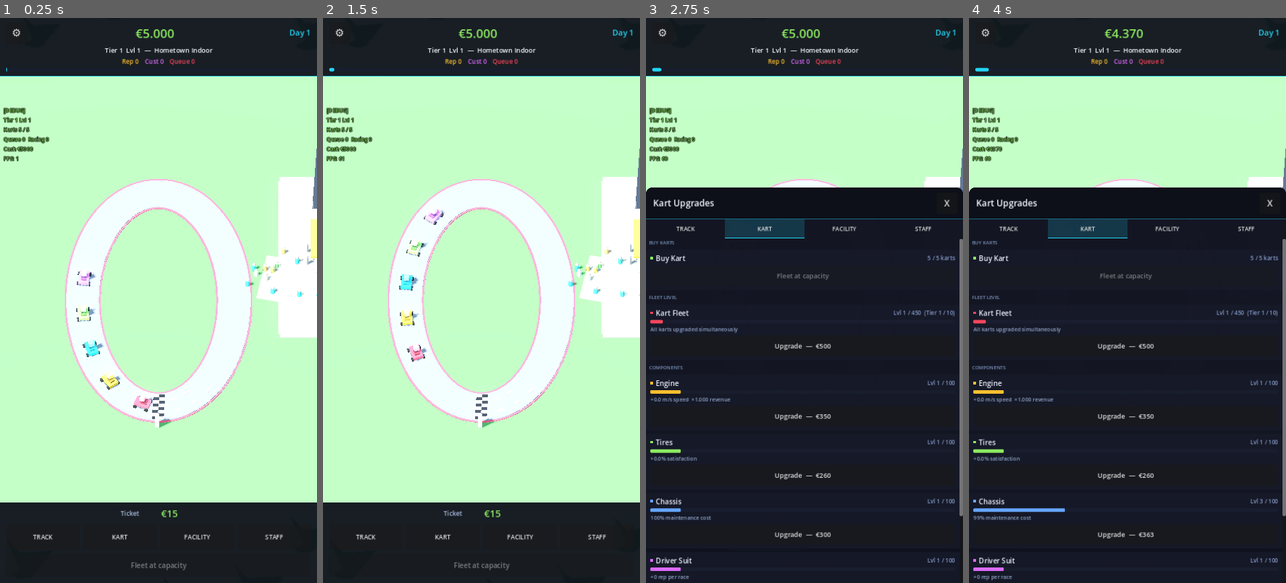
Above: before the commit, frames 1-4 (left to right).
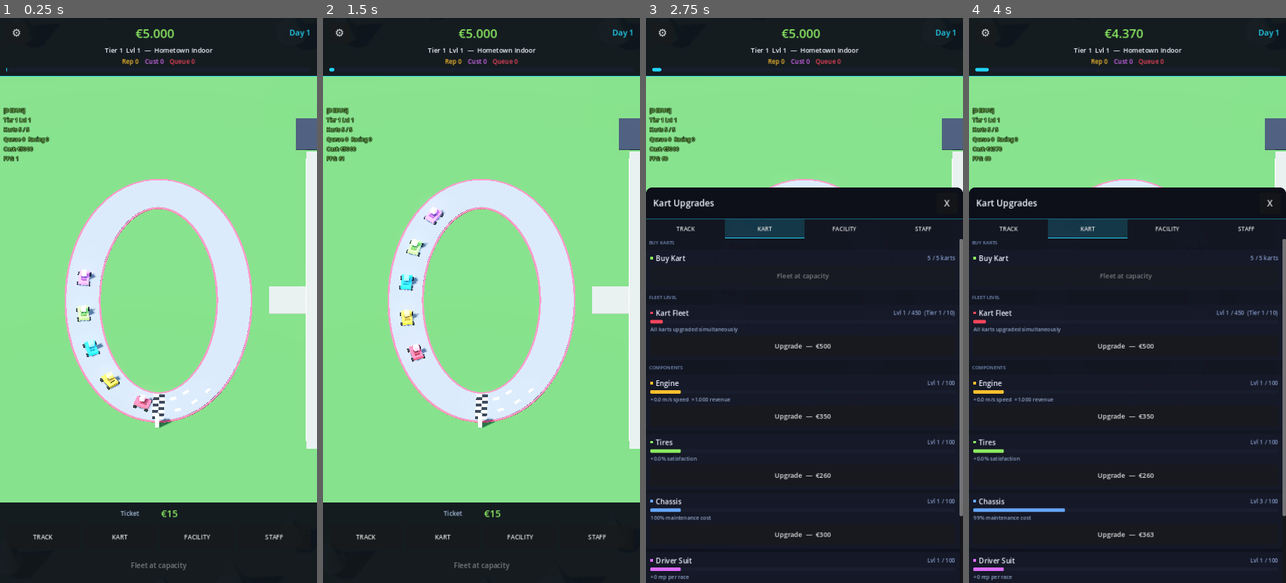
Above: after the commit, the same moments.

Repository: huubvreeker-create/Tycoon
Game: Godot game, scene res://scenes/main.tscn
The game is run twice, just before and just after one commit, with the same random seed, the same clock (stepped at 60 frames per second) and the same inputs.
Inputs:
- Up to frame 1 (0.25 s): no input
- Up to frame 2 (1.5 s): click "⚙" at 0.5 s; click "TRACK" at 1.25 s
- Up to frame 3 (2.75 s): click "KART" at 2 s
- Up to frame 4 (4 s): click "FACILITY" at 2.75 s; click "STAFF" at 3.5 s

The runs differ from the first frame. In frame 1, 64% of the frame differs, in the area x 0-100%, y 10-86%; in frame 2, 64%; in frame 3, 19%; in frame 4, 19%.

Commit message:
Layered concourse + dimmer palette + safer pit-lane click area
The pit lane click bbox referenced a stale `max_offset` from the old
tapered geometry — replaced with the constant_offset radius so the
script parses again.

Walkways were redesigned around a venue-wide concourse: the plaza now
spans the full south width, lounge-branch / cafeteria-branch / merch-
branch stubs reach each facility's footprint, and a proper L-elbow
road links plaza-west to the parking lot's NE corner. The lounge
SAFETY moved out to 14m so the plaza can sit cleanly between the
grandstand back and the lounge front without overlap, and spectators
are clamped to three tight clusters on the plaza interior so none
end up near the rumble strip or inside the grandstand structure.

Palette dimmed to a more natural daytime tone: grass 0.34→0.26,
sky/horizon, ambient and sun energy all stepped down so the venue
no longer eye-burns under bright sun.

https://claude.ai/code/session_01Sbv8ExRy1Fimm5caf9TfDv

Diff:
--- a/scenes/main.tscn
+++ b/scenes/main.tscn
@@ -10,11 +10,11 @@
 [ext_resource type="PackedScene" path="res://ui/welcome_popup.tscn" id="8_welcome"]
 
 [sub_resource type="ProceduralSkyMaterial" id="ProceduralSkyMaterial_sky"]
-sky_top_color = Color(0.40, 0.62, 0.92, 1)
-sky_horizon_color = Color(0.78, 0.88, 0.96, 1)
+sky_top_color = Color(0.32, 0.50, 0.78, 1)
+sky_horizon_color = Color(0.62, 0.74, 0.84, 1)
 sky_curve = 0.12
-ground_bottom_color = Color(0.20, 0.40, 0.20, 1)
-ground_horizon_color = Color(0.32, 0.55, 0.30, 1)
+ground_bottom_color = Color(0.16, 0.30, 0.16, 1)
+ground_horizon_color = Color(0.24, 0.42, 0.22, 1)
 sun_angle_max = 30.0
 sun_curve = 0.15
 
@@ -25,9 +25,9 @@
 background_mode = 2
 sky = SubResource("Sky_sky")
 ambient_light_source = 3
-ambient_light_color = Color(0.85, 0.92, 1.00, 1)
+ambient_light_color = Color(0.72, 0.80, 0.92, 1)
 ambient_light_sky_contribution = 0.6
-ambient_light_energy = 1.1
+ambient_light_energy = 0.85
 tonemap_mode = 2
 glow_enabled = true
 glow_intensity = 0.35
@@ -42,8 +42,8 @@
 
 [node name="SunLight" type="DirectionalLight3D" parent="."]
 transform = Transform3D(0.866025, -0.353553, 0.353553, 0, 0.707107, 0.707107, -0.5, -0.612372, 0.612372, 0, 8, 0)
-light_color = Color(1, 0.98, 0.92, 1)
-light_energy = 1.6
+light_color = Color(1, 0.96, 0.88, 1)
+light_energy = 1.25
 shadow_enabled = true
 
 [node name="FillLight" type="DirectionalLight3D" parent="."]
--- a/scripts/facility_visuals.gd
+++ b/scripts/facility_visuals.gd
@@ -268,32 +268,26 @@
 	var rz := _track_rz()
 	var asphalt_color := Color(0.42, 0.44, 0.48)
 
-	# Width grows with facility level; the lane covers the +Z arc of
-	# the oval from t_start to t_end (centered at π/2 = top of oval).
+	# Width grows with facility level. The lane is a SEPARATE parallel
+	# road at a CONSTANT distance from the track — no merging into the
+	# racing line, no offset taper. This is how every real F1 circuit
+	# works (Red Bull Ring, Spa, Silverstone): the pit lane is its own
+	# distinct road with grass in between, no visual overlap.
 	var pit_lane_width: float = 2.6 + float(level) * 0.06
-	# Maximum outward offset at the apex of the pit curve. Real F1
-	# circuits have at least ~5m of grass between the racing line and
-	# the pit wall (Red Bull Ring, Spa, etc.) — anything closer reads
-	# as "the pit is on the track". So bump APEX_GAP substantially.
 	var wave_amp: float = _track.current_wave_amp()
 	var asphalt_outer: float = _track.current_asphalt_width() * 0.5 \
 		+ wave_amp + _RUMBLE_INSET_VAL
-	var apex_gap: float = 3.5 + wave_amp * 0.5
-	var max_offset: float = asphalt_outer + pit_lane_width * 0.5 + apex_gap
-	# Arc range covers ~130° centred on the +Z apex (90°). 25°..155° is
-	# wide enough that, with our 5% merge ramps, every chicane wave-peak
-	# at every tier falls inside the FULL-OFFSET plateau (verified
-	# numerically across all 10 tiers / wave frequencies).
-	var t_start: float = deg_to_rad(25.0)
-	var t_end: float = deg_to_rad(155.0)
+	var grass_gap: float = 4.0 + wave_amp * 0.5
+	var constant_offset: float = asphalt_outer + pit_lane_width * 0.5 + grass_gap
+	# Arc covers ~110° on the +Z side of the oval (35°..145°), so the
+	# lane is a clear secondary road on the spectator-facing side.
+	var t_start: float = deg_to_rad(35.0)
+	var t_end: float = deg_to_rad(145.0)
 	var t_range: float = t_end - t_start
 	var segments: int = 64
 
-	# Build the curved Path3D for the pit lane. At each sample we offset
-	# the oval point outward by a TRAPEZOIDAL profile (smoothstep ramp
-	# in the first 5% / out the last 5%, plateau at the full max_offset
-	# in between). This keeps the lane safely outside the asphalt for
-	# 90% of the arc and only tapers at the very ends to merge cleanly.
+	# Build the curved Path3D — every sample is offset by the SAME
+	# constant_offset so the lane stays parallel to the track.
 	var pit_path := Path3D.new()
 	pit_path.name = "PitPath"
 	parent.add_child(pit_path)
@@ -306,16 +300,10 @@
 		var t: float = t_start + p * t_range
 		var oval_pt := Vector3(rx * cos(t), 0.0, rz * sin(t))
 		var n := Vector2(rz * cos(t), rx * sin(t)).normalized()
-		# Trapezoidal: ramps 0→1 over p∈[0,0.05], plateau at 1, ramps
-		# 1→0 over p∈[0.95,1].
-		var ramp_in: float = smoothstep(0.0, 0.05, p)
-		var ramp_out: float = 1.0 - smoothstep(0.95, 1.0, p)
-		var offset_factor: float = ramp_in * ramp_out
-		var offset_amt: float = offset_factor * max_offset
 		var center := Vector3(
-			oval_pt.x + n.x * offset_amt,
+			oval_pt.x + n.x * constant_offset,
 			0.0,
-			oval_pt.z + n.y * offset_amt)
+			oval_pt.z + n.y * constant_offset)
 		pit_curve.add_point(center)
 		pit_centers.append(center)
 		pit_normals.append(n)
@@ -491,8 +479,9 @@
 
 	# Click area: rough bounding box centred on the apex of the pit curve.
 	var apex: Vector3 = pit_centers[pit_centers.size() / 2]
-	var click_size := Vector3(rx * 1.6, bay_h * 1.8,
-		max_offset + bay_d + paddock_w + 4.0)
+	var total_outward: float = constant_offset + pit_lane_width * 0.5 \
+		+ bay_d + paddock_w + 2.0
+	var click_size := Vector3(rx * 1.6, bay_h * 1.8, total_outward)
 	_add_facility_click_area(parent, "pit_lane",
 		Vector3(0, bay_h * 0.5, apex.z * 0.5),
 		click_size)
@@ -506,9 +495,10 @@
 	var floors: int = clampi(2 + level / 3, 2, 6)
 	var floor_h: float = 1.4
 	var h: float = floor_h * float(floors) + 0.6
-	# Sit BEHIND the grandstand on the -Z spectator side, with enough
-	# margin that the grandstand has room between the lounge and track.
-	const SAFETY: float = 9.0
+	# Sit BEHIND the grandstand AND the spectator concourse plaza on
+	# the -Z side. Plaza centre is at _track_outer_z(9) with a depth
+	# of 8, so the lounge front must clear _track_outer_z(14).
+	const SAFETY: float = 14.0
 	var pos := Vector3(0.0, h * 0.5, -_track_outer_z(SAFETY) - d * 0.5)
 
 	# Main tower
@@ -962,7 +952,10 @@
 # walkway radiates from it. Placed south of the track, close enough
 # to be a natural funnel point but well clear of the asphalt.
 func _hub_position() -> Vector3:
-	return Vector3(-_track.current_rx() * 0.4, 0.0, -_track_outer_z(7.0))
+	# Centred between the grandstand back (~track_outer+4) and the
+	# lounge front (~track_outer+14) — leaves room for an 8m-deep
+	# concourse plaza without overlapping either neighbour.
+	return Vector3(0.0, 0.0, -_track_outer_z(9.0))
 
 
 func _build_ticket_booth(parent: Node3D) -> void:
@@ -994,21 +987,17 @@
 
 
 func _build_walkways(parent: Node3D) -> void:
-	# Real F1 venues have a CONCOURSE PLAZA around the spectator
-	# entrance, not random spaghetti walkways crossing the venue. So:
-	# - One big rectangular concrete plaza at the south of the track
-	#   (the spectator entrance side)
-	# - One main road from the parking lot to that plaza
-	# - One short walkway from the plaza forward to the grandstand
-	# That's it — keeps things clean. The cafeteria / merch / lounge /
-	# pit complex all already sit on grass within walking distance,
-	# we don't need to draw a path to each of them individually
-	# (would just clip through buildings).
+	# Wide concourse running the full venue width on the spectator side,
+	# with short branches to each facility entrance and a proper road
+	# out to the parking lot. This way EVERY facility visibly connects
+	# to the same network and there are no floating walkway stubs.
 	var hub: Vector3 = _hub_position()
 
-	# Main concourse plaza — wide concrete slab around the ticket booth.
-	var plaza_w: float = 18.0
-	var plaza_d: float = 9.0
+	# Plaza spans the venue width (from -X cafeteria to +X merch shop)
+	# so it touches the front of every south-side facility.
+	var plaza_w: float = _track_outer_x(0.0) * 2.0 + 6.0
+	var plaza_d: float = 8.0
+	var plaza_z: float = hub.z
 	var plaza := MeshInstance3D.new()
 	plaza.name = "Concourse"
 	var pbm := BoxMesh.new()
@@ -1018,32 +1007,61 @@
 	pmat.albedo_color = _WALKWAY_COLOR
 	pmat.roughness = 0.85
 	plaza.material_override = pmat
-	plaza.position = Vector3(hub.x, 0.04, hub.z)
+	plaza.position = Vector3(0.0, 0.04, plaza_z)
 	parent.add_child(plaza)
 
-	# Painted edge stripe around the plaza (light accent).
+	# Light accent stripes along the front and back edges of the plaza.
 	_make_label_strip(parent, _WALKWAY_COLOR.lightened(0.4),
-		Vector3(hub.x, 0.10, hub.z + plaza_d * 0.5 + 0.05),
+		Vector3(0.0, 0.10, plaza_z + plaza_d * 0.5 + 0.05),
 		Vector3(plaza_w * 0.95, 0.06, 0.10))
-
-	# Main asphalt road from parking lot to the plaza.
-	var parking_corner := Vector3(
-		-_track_outer_x(5.0) - 8.0,
-		0.04,
-		-_track_outer_z(4.0) - 4.0)
-	_make_road(parent, hub + Vector3(-plaza_w * 0.3, 0, 0),
-		parking_corner, 3.0, _ROAD_COLOR)
+	_make_label_strip(parent, _WALKWAY_COLOR.lightened(0.4),
+		Vector3(0.0, 0.10, plaza_z - plaza_d * 0.5 - 0.05),
+		Vector3(plaza_w * 0.95, 0.06, 0.10))
 
 	# Short walkway from plaza forward to the grandstand entrance.
 	var grandstand_entrance := Vector3(0.0, 0.04, -_track_outer_z(1.5))
-	_make_road(parent, hub + Vector3(0, 0, plaza_d * 0.5),
-		grandstand_entrance, 2.4, _WALKWAY_COLOR)
-
-	# Spectator crowd on the plaza + walking toward the grandstand.
-	_add_spectators(parent, hub, 6.0, 16, 4711)
+	_make_road(parent, Vector3(0.0, 0.04, plaza_z + plaza_d * 0.5),
+		grandstand_entrance, 3.0, _WALKWAY_COLOR)
+
+	# Branch walkways from the back of the plaza to each south-side
+	# facility's footprint, so the whole network reads as connected.
+	# Cafeteria sits at -X side: branch goes to its patio edge.
+	var cafe_branch := Vector3(-_track_outer_x(2.0), 0.04, plaza_z - plaza_d * 0.5)
+	_make_road(parent, Vector3(-plaza_w * 0.45, 0.04, plaza_z - plaza_d * 0.5),
+		cafe_branch, 2.2, _WALKWAY_COLOR)
+	# Merch shop sits at +X side.
+	var merch_branch := Vector3(_track_outer_x(2.0), 0.04, plaza_z - plaza_d * 0.5)
+	_make_road(parent, Vector3(plaza_w * 0.45, 0.04, plaza_z - plaza_d * 0.5),
+		merch_branch, 2.2, _WALKWAY_COLOR)
+	# Lounge sits directly behind the plaza — a short stub from the
+	# plaza back-edge meets the lounge entrance.
+	var lounge_branch := Vector3(0.0, 0.04, -_track_outer_z(13.5))
+	_make_road(parent, Vector3(0.0, 0.04, plaza_z - plaza_d * 0.5),
+		lounge_branch, 2.6, _WALKWAY_COLOR)
+
+	# Asphalt road from parking lot to the plaza. Plaza west edge is
+	# at x=-plaza_w/2; the parking lot's NE corner is the natural
+	# entry point. Two axis-aligned legs joined at a clear elbow so
+	# the junction reads as a road, not a diagonal scar.
+	var plaza_west := Vector3(-plaza_w * 0.5, 0.04, plaza_z)
+	var parking_entry := Vector3(
+		-_track_outer_x(5.0),
+		0.04,
+		-_track_outer_z(4.0))
+	var elbow := Vector3(parking_entry.x, 0.04, plaza_z)
+	_make_road(parent, plaza_west, elbow, 3.5, _ROAD_COLOR)
+	_make_road(parent, elbow, parking_entry, 3.5, _ROAD_COLOR)
+
+	# Spectator crowd CLAMPED to plaza interior only. Three small
+	# clusters spread across the plaza width — none stray onto the
+	# track-side walkway or onto the rumble strip.
+	var crowd_radius: float = minf(plaza_d * 0.30, 2.4)
 	_add_spectators(parent,
-		(hub + Vector3(0, 0, plaza_d * 0.5) + grandstand_entrance) * 0.5,
-		3.5, 8, 8123)
+		Vector3(-plaza_w * 0.30, 0.0, plaza_z), crowd_radius, 6, 4711)
+	_add_spectators(parent,
+		Vector3( plaza_w * 0.30, 0.0, plaza_z), crowd_radius, 6, 4712)
+	_add_spectators(parent,
+		Vector3(0.0, 0.0, plaza_z), crowd_radius, 6, 4713)
 
 
 func _make_road(parent: Node3D, a: Vector3, b: Vector3, width: float, color: Color) -> void:
--- a/scripts/track.gd
+++ b/scripts/track.gd
@@ -395,7 +395,7 @@
 	plane.size = Vector2(size, size)
 	ground.mesh = plane
 	var mat := StandardMaterial3D.new()
-	mat.albedo_color = Color(0.34, 0.62, 0.30)  # vivid sunny grass
+	mat.albedo_color = Color(0.26, 0.48, 0.22)  # natural grass
 	mat.metallic = 0.0
 	mat.roughness = 1.0
 	ground.material_override = mat
